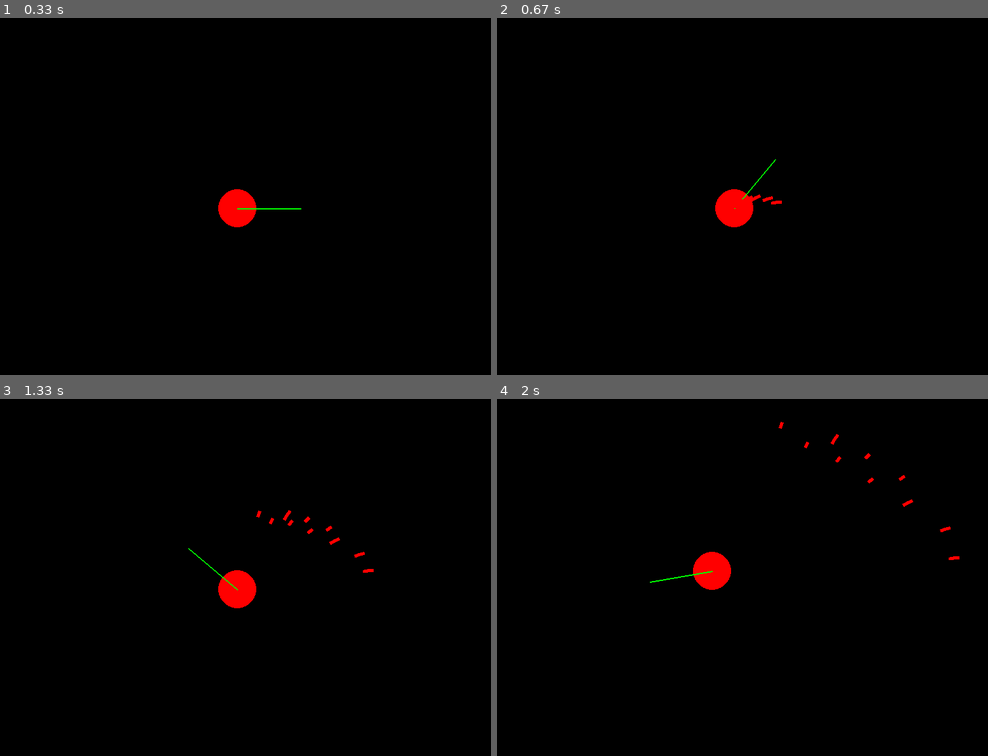
Above: before the commit, frames 1-4 (two rows, left to right).
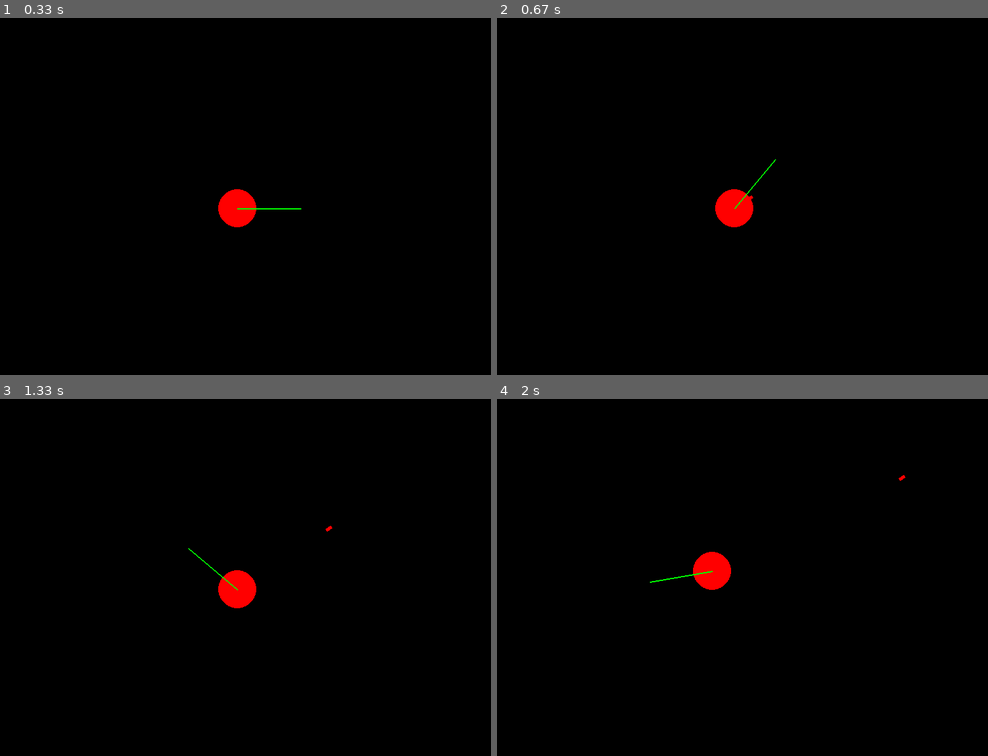
Above: after the commit, the same moments.

Repository: sprout88/pygame_shooting
Game: pygame game, started from keyboard_controlled_instance.py
The game is run twice, just before and just after one commit, with the same random seed, the same clock (stepped at 60 frames per second) and the same inputs.
Inputs:
- Up to frame 1 (0.33 s): no input
- Up to frame 2 (0.67 s): hold Space from 0.33 s (still down); hold Right from 0.33 s (still down)
- Up to frame 3 (1.33 s): release Space at 0.8 s; release Right at 0.8 s; hold Right 0.83-1.3 s
- Up to frame 4 (2 s): hold Up 1.33-1.63 s; hold Right from 1.67 s (still down)

Frame 1 is identical in both runs. In frame 2, less than 0.1% of the frame differs, in the area x 48-59%, y 49-54%; in frame 3, 0.1%, in the area x 52-77%, y 31-49%; in frame 4, 0.1%.

Commit message:
feat: bullet cooldown

Diff:
--- a/keyboard_controlled_instance.py
+++ b/keyboard_controlled_instance.py
@@ -27,6 +27,10 @@
 bullet_speed = 7
 bullets = []  # 총알과 방향을 저장할 리스트
 
+# 쿨다운 설정
+fire_rate = 500  # 총알 발사 쿨다운 시간 (밀리초 단위)
+last_fire_time = pygame.time.get_ticks()
+
 # 플레이어 초기 위치
 player_centerx = SCREEN_WIDTH // 2
 player_centery = SCREEN_HEIGHT // 2
@@ -52,6 +56,9 @@
 
     keys = pygame.key.get_pressed()
 
+    # 현재 시간
+    current_time = pygame.time.get_ticks()
+
     # 회전 설정
     if keys[pygame.K_LEFT]:
         player_angle += 5
@@ -73,10 +80,12 @@
 
     # 총알 발사
     if keys[pygame.K_SPACE]:
-        bullet_dx = bullet_speed * math.cos(math.radians(-player_angle))
-        bullet_dy = bullet_speed * math.sin(math.radians(-player_angle))
-        bullet_rect = pygame.Rect(player_centerx - bullet_width // 2, player_centery - bullet_height // 2, bullet_width, bullet_height)
-        bullets.append((bullet_rect, (bullet_dx, bullet_dy), player_angle))
+        if current_time - last_fire_time >= fire_rate:
+            bullet_dx = bullet_speed * math.cos(math.radians(-player_angle))
+            bullet_dy = bullet_speed * math.sin(math.radians(-player_angle))
+            bullet_rect = pygame.Rect(player_centerx - bullet_width // 2, player_centery - bullet_height // 2, bullet_width, bullet_height)
+            bullets.append((bullet_rect, (bullet_dx, bullet_dy), player_angle))
+            last_fire_time = current_time  # 마지막 발사 시간 업데이트
 
     # 총알 이동
     for i in range(len(bullets) - 1, -1, -1):
--- a/t.py
+++ /dev/null
@@ -1,98 +0,0 @@
-import pygame
-import math
-
-# 초기화
-pygame.init()
-
-# 화면 크기 설정
-SCREEN_WIDTH = 800
-SCREEN_HEIGHT = 600
-screen = pygame.display.set_mode((SCREEN_WIDTH, SCREEN_HEIGHT))
-pygame.display.set_caption("2D 슈팅 게임")
-
-# 색상 정의
-WHITE = (255, 255, 255)
-BLACK = (0, 0, 0)
-RED = (255, 0, 0)  # 플레이어 색상
-GREEN = (0, 255, 0)  # 직선 색상
-
-# 플레이어 설정
-player_radius = 30  # 플레이어 원의 반지름
-player_speed = 5
-player_angle = 0
-
-# 총알 설정
-bullet_width = 5
-bullet_height = 10
-bullet_speed = 7
-bullets = []  # 총알과 방향을 저장할 리스트
-
-# 플레이어 초기 위치
-player_centerx = SCREEN_WIDTH // 2
-player_centery = SCREEN_HEIGHT // 2
-
-# 게임 루프 변수
-running = True
-clock = pygame.time.Clock()
-
-# 게임 루프
-while running:
-    for event in pygame.event.get():
-        if event.type == pygame.QUIT:
-            running = False
-
-    keys = pygame.key.get_pressed()
-
-    # 회전 설정
-    if keys[pygame.K_LEFT]:
-        player_angle += 5
-    if keys[pygame.K_RIGHT]:
-        player_angle -= 5
-
-    # 이동 설정
-    if keys[pygame.K_UP]:
-        dx = player_speed * math.cos(math.radians(-player_angle))
-        dy = player_speed * math.sin(math.radians(-player_angle))
-        player_centerx += dx
-        player_centery -= dy  # Y축 반전
-
-    if keys[pygame.K_DOWN]:
-        dx = -player_speed * math.cos(math.radians(-player_angle))
-        dy = -player_speed * math.sin(math.radians(-player_angle))
-        player_centerx += dx
-        player_centery -= dy  # Y축 반전
-
-    # 총알 발사
-    if keys[pygame.K_SPACE]:
-        bullet_dx = bullet_speed * math.cos(math.radians(-player_angle))
-        bullet_dy = bullet_speed * math.sin(math.radians(-player_angle))
-        bullet_rect = pygame.Rect(player_centerx - bullet_width // 2, player_centery - bullet_height // 2, bullet_width, bullet_height)
-        bullets.append((bullet_rect, (bullet_dx, bullet_dy)))
-
-    # 총알 이동
-    for i in range(len(bullets) - 1, -1, -1):
-        bullet_rect, (bullet_dx, bullet_dy) = bullets[i]
-        bullet_rect.x += bullet_dx
-        bullet_rect.y -= bullet_dy  # Y축 반전
-        if (bullet_rect.x < 0 or bullet_rect.x > SCREEN_WIDTH or bullet_rect.y < 0 or bullet_rect.y > SCREEN_HEIGHT):
-            bullets.pop(i)
-
-    # 화면 업데이트
-    screen.fill(BLACK)
-
-    # 플레이어 원 그리기
-    pygame.draw.circle(screen, RED, (int(player_centerx), int(player_centery)), player_radius)
-
-    # 플레이어 방향에 직선 그리기
-    line_length = 100  # 직선의 길이
-    line_end_x = player_centerx + line_length * math.cos(math.radians(-player_angle))
-    line_end_y = player_centery - line_length * math.sin(math.radians(-player_angle))
-    pygame.draw.line(screen, GREEN, (int(player_centerx), int(player_centery)), (int(line_end_x), int(line_end_y)), 2)
-
-    for bullet_rect, _ in bullets:
-        pygame.draw.rect(screen, RED, bullet_rect)
-
-    pygame.display.flip()
-    clock.tick(30)
-
-pygame.quit()
